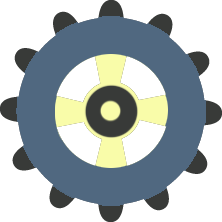
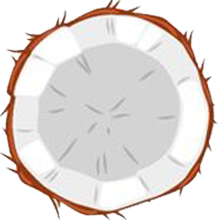
Revision of a layered w=222, h=222 image; what changed, layer by layer:
added layer "Слой 6" above "7c71f6d0d3a59b9ef7b2c79a43da0566" over [0, 0, 219, 222]
hid "Слой 3" over [84, 84, 139, 139]
hid "circle" over [16, 16, 206, 206]
hid "axises" over [53, 53, 170, 170]
hid "background_teeth" over [0, 0, 222, 222]
